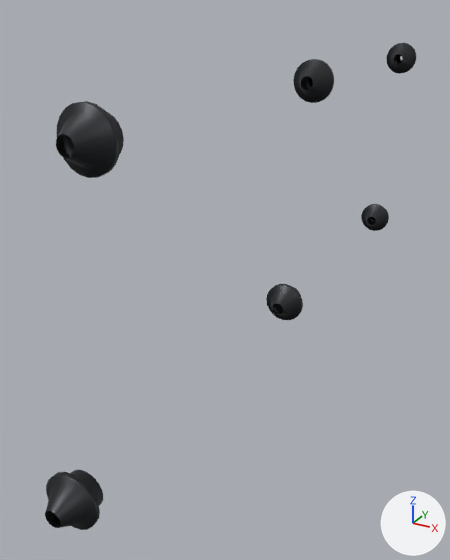
One commit to the glTF model porsche-911sc-engine/parts/rocker-shaft-nuts-right.glb: the scene before it, then after it.
Camera for both pictures: a 50 mm lens placed at (381.0, -208.0, 63.0), pointed at (284.0, -30.0, -26.0). The axes (+X, +Y, +Z) are drawn at lower right. The lights are the same throughout. The picture after the commit comes second.

The older version as bpy lines, for what is in view:
```python
ob_mesh_0 = bpy.data.objects.new('Mesh_0', me_mesh_0)
ob_mesh_0.parent = ob_rocker_shaft_nuts_right_inst0
ob_mesh_0.location = (299.9, -115.5, 39.22)
ob_mesh_0.rotation_euler = (-1.571, 0.0, 0.0)  # degrees (-90, 0, 0)
ob_mesh_0.scale = (7.2, 7.2, 7.2)
ob_mesh_0_001 = bpy.data.objects.new('Mesh_0.001', me_mesh_0)
ob_mesh_0_001.parent = ob_rocker_shaft_nuts_right_inst0
ob_mesh_0_001.location = (298.4, -129.6, -39.48)
ob_mesh_0_001.rotation_euler = (-1.571, 0.0, 0.0)  # degrees (-90, 0, 0)
ob_mesh_0_001.scale = (7.2, 7.2, 7.2)
ob_mesh_0_002 = bpy.data.objects.new('Mesh_0.002', me_mesh_0)
ob_mesh_0_002.parent = ob_rocker_shaft_nuts_right_inst0
ob_mesh_0_002.location = (299.9, 2.45, 39.22)
ob_mesh_0_002.rotation_euler = (-1.571, 0.0, 0.0)  # degrees (-90, 0, 0)
ob_mesh_0_002.scale = (7.2, 7.2, 7.2)
ob_mesh_0_003 = bpy.data.objects.new('Mesh_0.003', me_mesh_0)
ob_mesh_0_003.parent = ob_rocker_shaft_nuts_right_inst0
ob_mesh_0_003.location = (298.4, -11.55, -39.48)
ob_mesh_0_003.rotation_euler = (-1.571, 0.0, 0.0)  # degrees (-90, 0, 0)
ob_mesh_0_003.scale = (7.2, 7.2, 7.2)
ob_mesh_0_004 = bpy.data.objects.new('Mesh_0.004', me_mesh_0)
ob_mesh_0_004.parent = ob_rocker_shaft_nuts_right_inst0
ob_mesh_0_004.location = (299.9, 120.5, 39.22)
ob_mesh_0_004.rotation_euler = (-1.571, 0.0, 0.0)  # degrees (-90, 0, 0)
ob_mesh_0_004.scale = (7.2, 7.2, 7.2)
ob_mesh_0_005 = bpy.data.objects.new('Mesh_0.005', me_mesh_0)
ob_mesh_0_005.parent = ob_rocker_shaft_nuts_right_inst0
ob_mesh_0_005.location = (298.4, 106.5, -39.48)
ob_mesh_0_005.rotation_euler = (-1.571, 0.0, 0.0)  # degrees (-90, 0, 0)
ob_mesh_0_005.scale = (7.2, 7.2, 7.2)
```
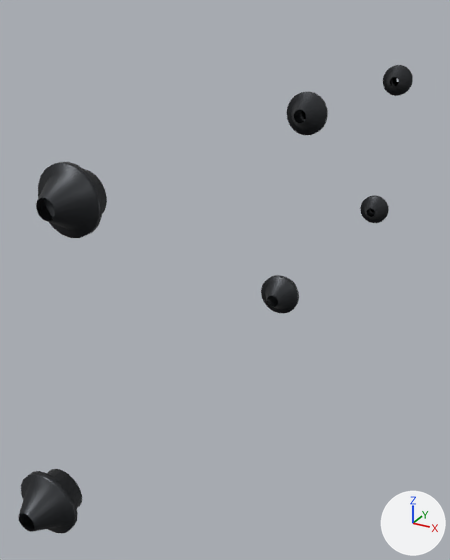
Pixel boxes [x1, y1, x2, y2] of what changed, in the pictures (450 x 560 px):
```json
{"object": "Mesh_0", "change": "moved", "before": [56, 101, 124, 178], "after": [36, 162, 107, 238]}
{"object": "Mesh_0.001", "change": "moved", "before": [45, 470, 103, 530], "after": [18, 469, 82, 533]}
{"object": "Mesh_0.002", "change": "moved", "before": [293, 59, 334, 103], "after": [287, 91, 328, 135]}
{"object": "Mesh_0.003", "change": "moved", "before": [266, 284, 303, 320], "after": [261, 275, 299, 314]}
{"object": "Mesh_0.004", "change": "moved", "before": [387, 43, 416, 74], "after": [383, 65, 413, 96]}
{"object": "Mesh_0.005", "change": "moved", "before": [361, 204, 389, 231], "after": [360, 195, 389, 223]}
```

The change, as JSON lines over the scene's bpy script:
```json
{"op": "set", "path": "ob_mesh_0.location", "old": "(299.9, -115.5, 39.22)", "new": "(301.2, -123.5, 29.48)"}
{"op": "set", "path": "ob_mesh_0_001.location", "old": "(298.4, -129.6, -39.48)", "new": "(299.8, -137.6, -32.69)"}
{"op": "set", "path": "ob_mesh_0_002.location", "old": "(299.9, 2.45, 39.22)", "new": "(301.2, -5.55, 29.48)"}
{"op": "set", "path": "ob_mesh_0_003.location", "old": "(298.4, -11.55, -39.48)", "new": "(299.8, -19.55, -32.69)"}
{"op": "set", "path": "ob_mesh_0_004.location", "old": "(299.9, 120.5, 39.22)", "new": "(301.2, 112.5, 29.48)"}
{"op": "set", "path": "ob_mesh_0_005.location", "old": "(298.4, 106.5, -39.48)", "new": "(299.8, 98.45, -32.69)"}
```
